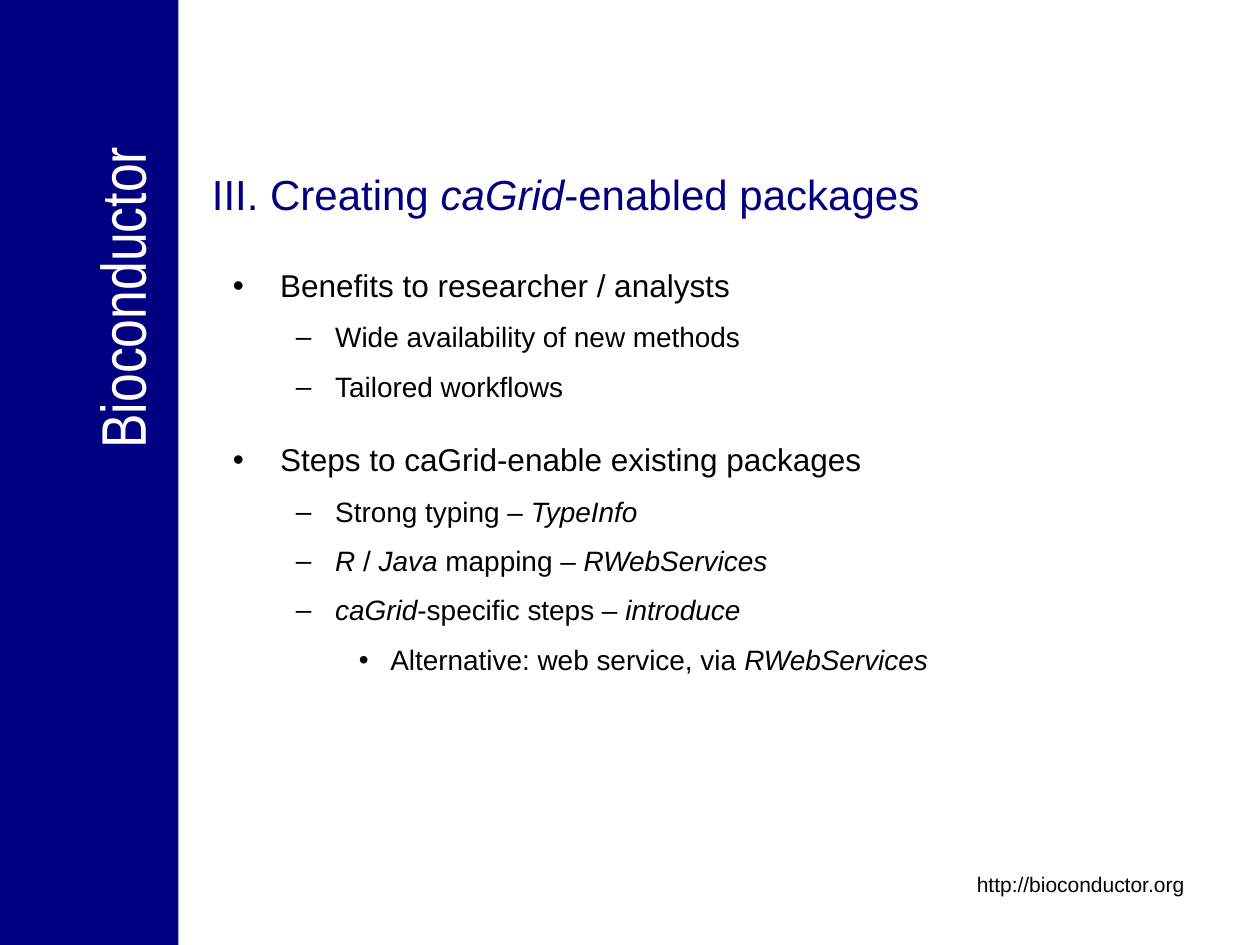
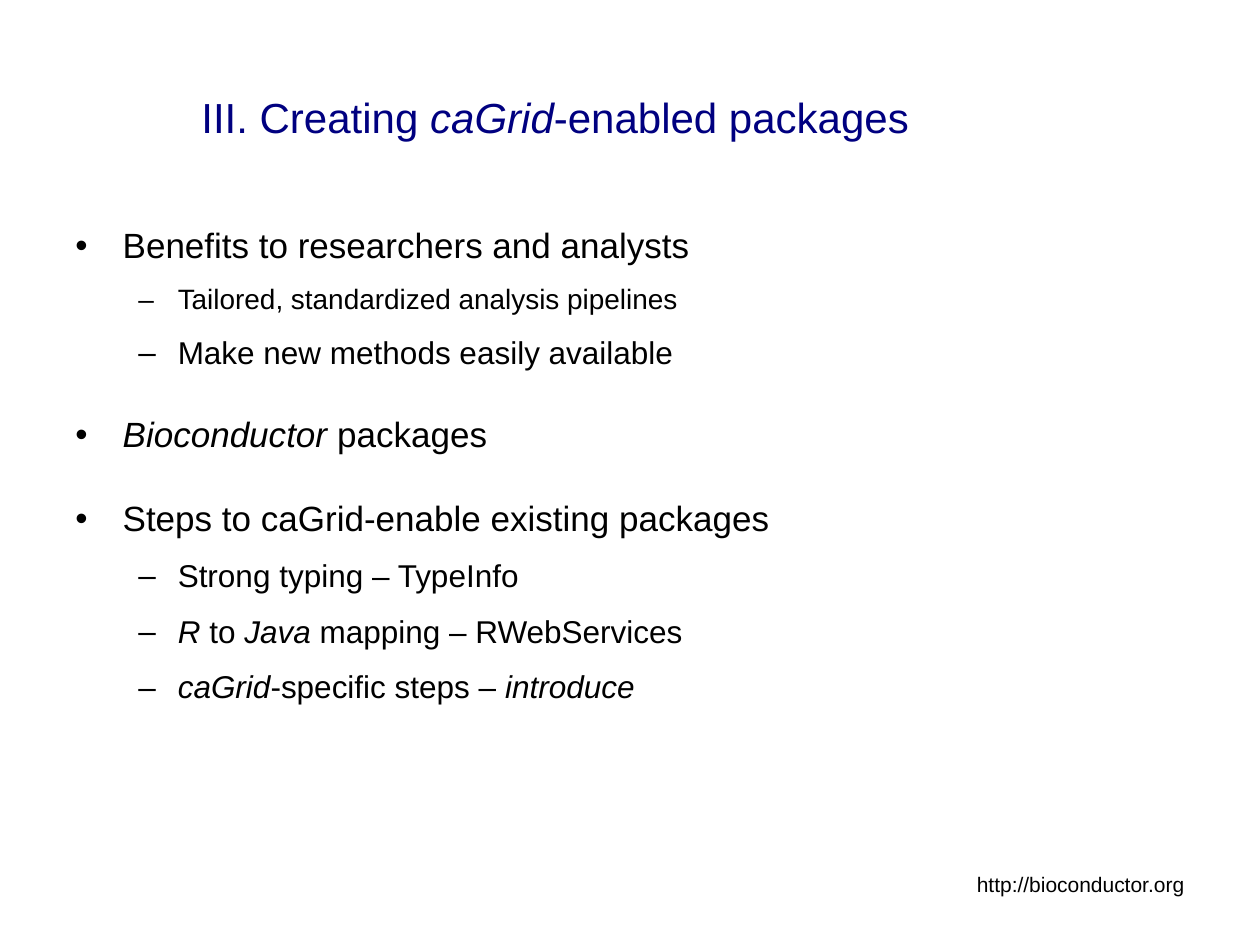
Before and after one commit to NCIP/bioconductor_v1, a slide deck: slide 25 of trunk/bioconductor/Presentations/caBIG_Annual_Meeting_2007_Tech_Demo.ppt (slide 19 before the commit). Drawn at 1260x945 pixels with LibreOffice and Linux fonts; fonts in the diff are those of the drawing; background and template pictures are left out. Boxes give left, top, right and bottom in pixels: in the first picture for what was removed or moved away, otherwise in the second. Text is boxed around its words. In the diff, an @@ line names an element or a change of style, - is before the commit and + after.

```diff
--- a/trunk/bioconductor/Presentations/caBIG_Annual_Meeting_2007_Tech_Demo.ppt
+++ b/trunk/bioconductor/Presentations/caBIG_Annual_Meeting_2007_Tech_Demo.ppt
@@ rectangle removed at (0, 0, 179, 945) @@
@@ title "III. Creating caGrid-enabled packages": place and size @@
-title "III. Creating caGrid-enabled packages" at (212, 179, 919, 218)
+title "III. Creating caGrid-enabled packages" at (201, 102, 909, 141)
@@ title "III. Creating caGrid-enabled packages" at (201, 102, 909, 141): vertical alignment top to middle @@
@@ text removed at (88, 177, 159, 438) @@
-Bioconductor
@@ text "Benefits to researchers and analysts": place and size @@
-text "Benefits to researchers and analysts" at (280, 274, 928, 674)
+text "Benefits to researchers and analysts" at (123, 232, 769, 704)
@@ text at (123, 232, 689, 454): text changed; size 16 to 20 pt @@
-• Benefits to researcher / analysts
-  – Wide availability of new methods
-  – Tailored workflows
+• Benefits to researchers and analysts
+  – Tailored, standardized analysis pipelines
+  – Make new methods easily available
+• Bioconductor packages
@@ text at (123, 505, 769, 704): size 18 to 20 pt in "Steps to caGrid-enable existing packages"; size 16 to 18 pt in "Strong typing – TypeInfo", "caGrid-specific steps – introduce"; italic off in "TypeInfo"; more space between paragraphs @@
@@ text at (178, 620, 682, 649): text changed; size 16 to 18 pt; italic off @@
-  – R / Java mapping – RWebServices
+  – R to Java mapping – RWebServices
@@ text at (390, 649, 928, 674): paragraph removed @@
-    • Alternative: web service, via RWebServices
```
Also in this commit, not shown: 18 other slides changed, 21 slides added, 10 slides removed.
